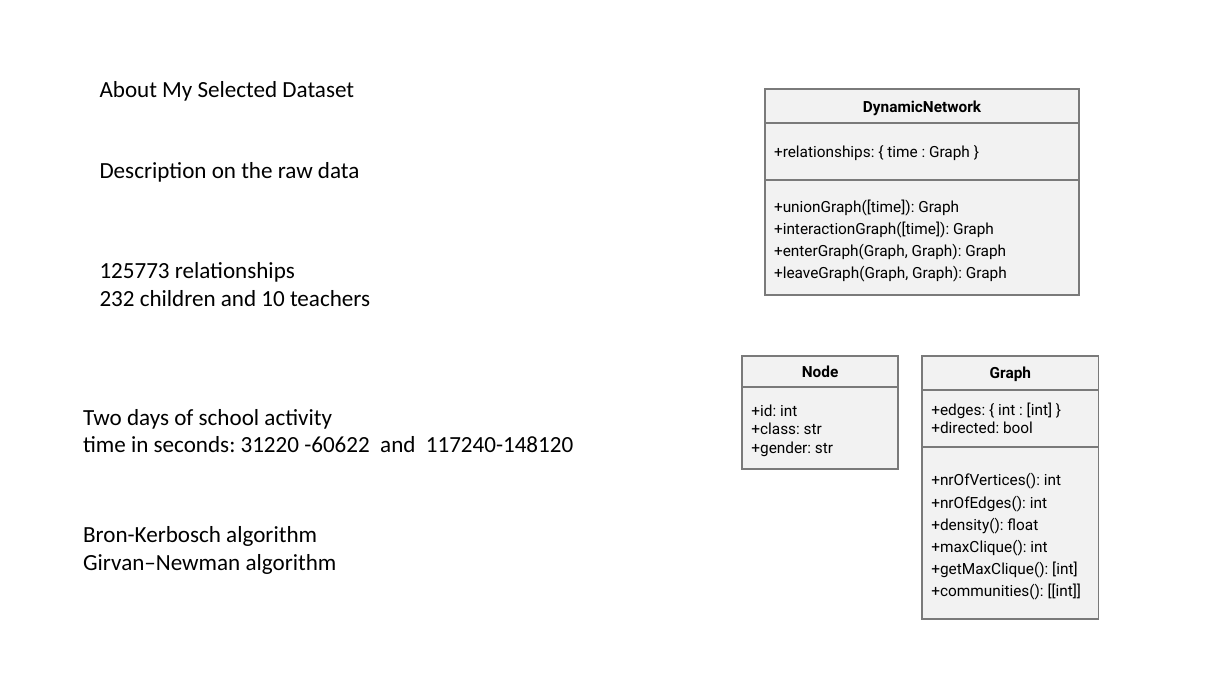
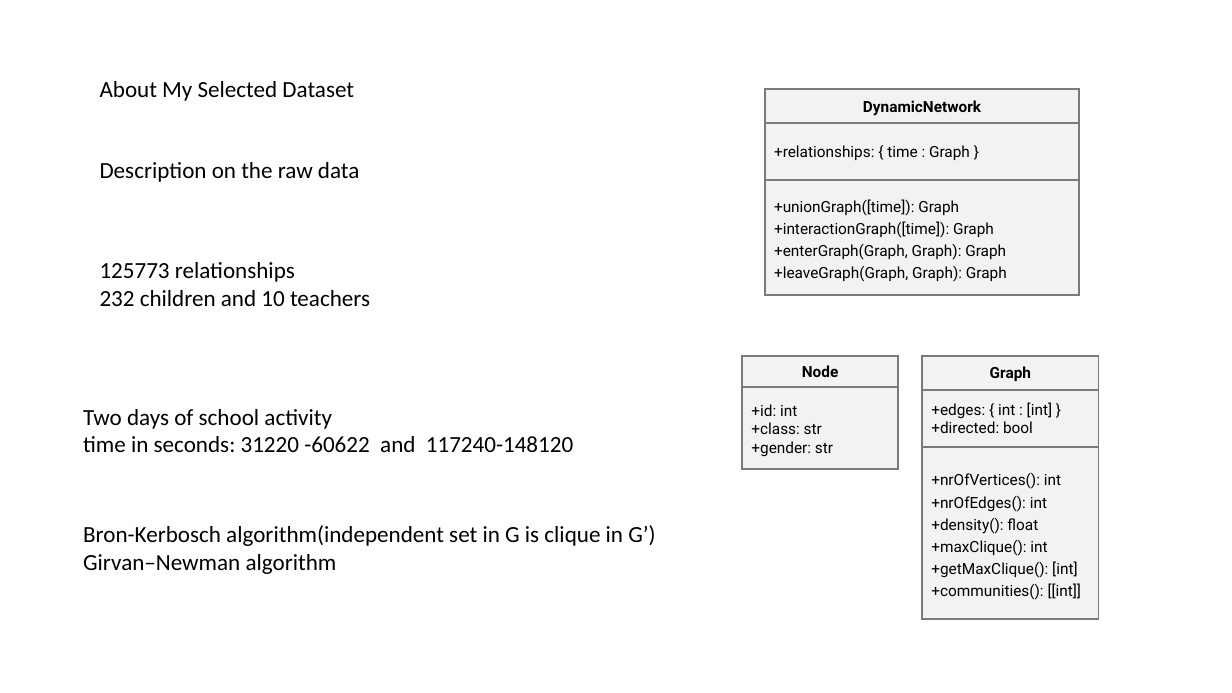
Before and after one commit to NeosWang/BEP, a slide deck: slide 4 of presentation/midterm/slides.pptx. Drawn at 1232x693 pixels with LibreOffice and Linux fonts; fonts in the diff are those of the drawing. Boxes give left, top, right and bottom in pixels: in the first picture for what was removed or moved away, otherwise in the second. Text is boxed around its words. In the diff, an @@ line names an element or a change of style, - is before the commit and + after.

Commit message:
Bron-Kerbosch algorithm(optimized with pivot) for maximal cliques in graph

```diff
--- a/presentation/midterm/slides.pptx
+++ b/presentation/midterm/slides.pptx
@@ text at (83, 525, 655, 546): text changed @@
-Bron-Kerbosch algorithm
+Bron-Kerbosch algorithm(independent set in G is clique in G’)
```
Also in this commit, not shown: 3 other files.
